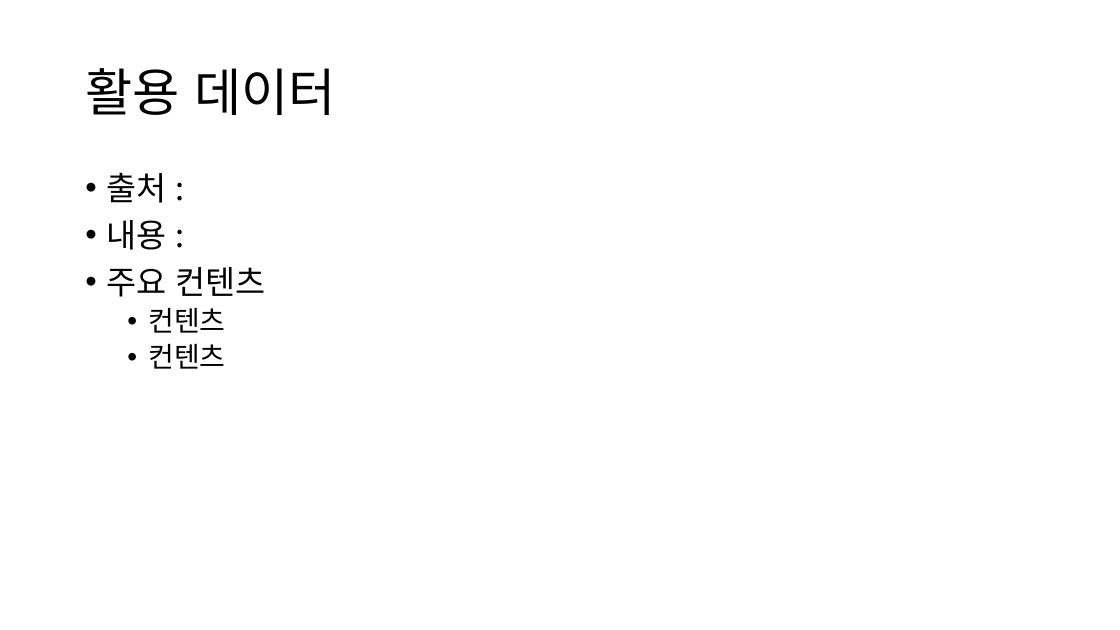
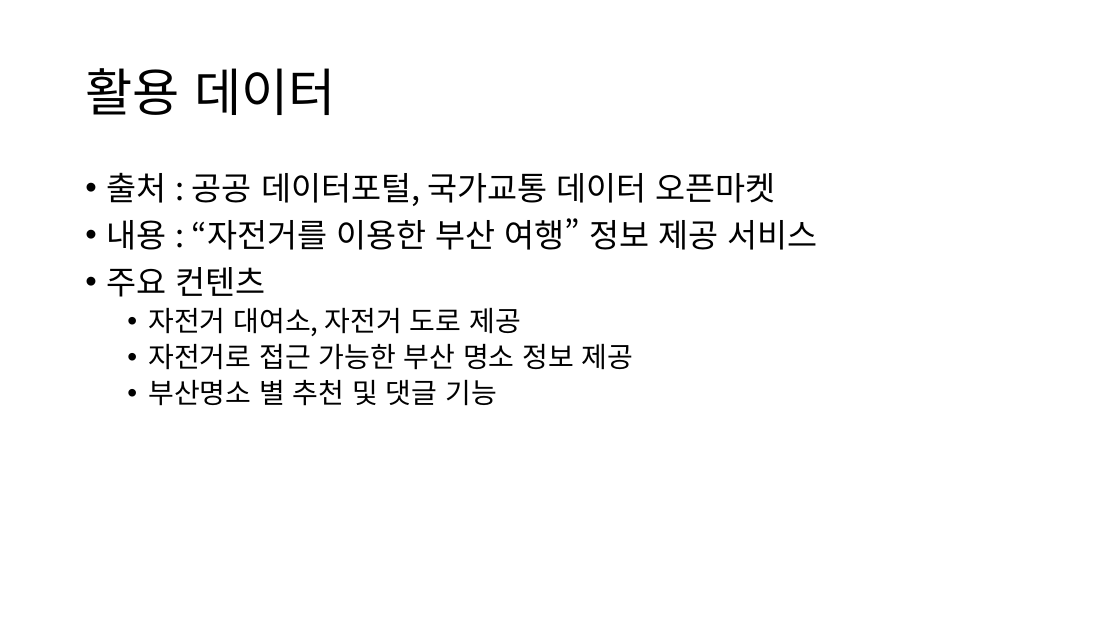
Before and after one commit to hahahahohohoho/mini_project, a slide deck: slide 2 of 빅데이터프로젝트계획서.pptx. Drawn at 1120x630 pixels with LibreOffice and Linux fonts; fonts in the diff are those of the drawing. Boxes give left, top, right and bottom in pixels: in the first picture for what was removed or moved away, otherwise in the second. Text is boxed around its words. In the diff, an @@ line names an element or a change of style, - is before the commit and + after.

```diff
--- a/빅데이터프로젝트계획서.pptx
+++ b/빅데이터프로젝트계획서.pptx
@@ text at box(106, 172, 818, 250): text changed @@
-• 출처 :
-• 내용 :
+• 출처 : 공공 데이터포털, 국가교통 데이터 오픈마켓
+• 내용 : “자전거를 이용한 부산 여행” 정보 제공 서비스
@@ text at box(148, 307, 634, 406): text changed @@
-  • 컨텐츠
-  • 컨텐츠
+  • 자전거 대여소, 자전거 도로 제공
+  • 자전거로 접근 가능한 부산 명소 정보 제공
+  • 부산명소 별 추천 및 댓글 기능
```
Also in this commit, not shown: 3 other slides changed, 33 other files.
